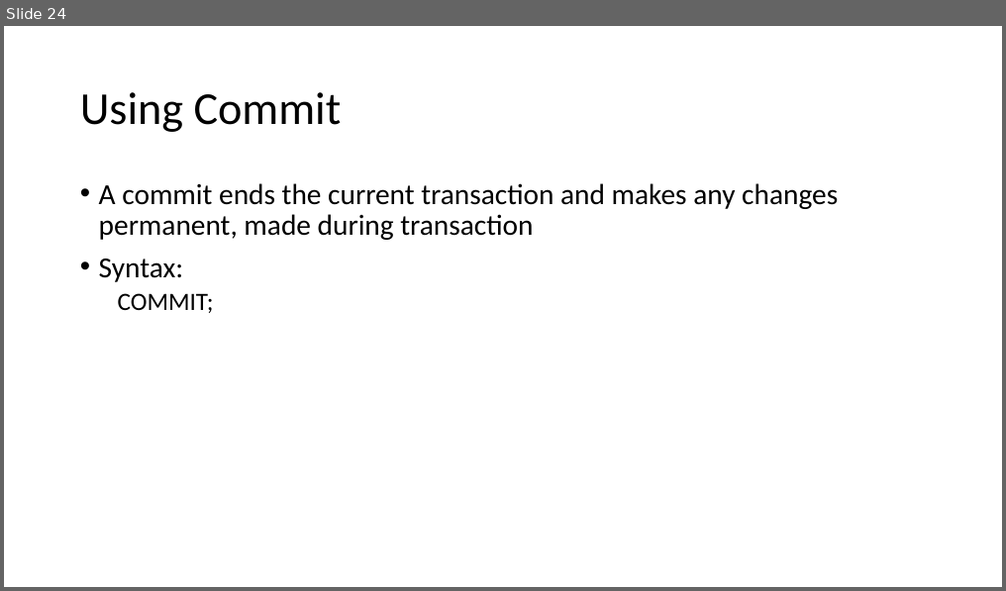
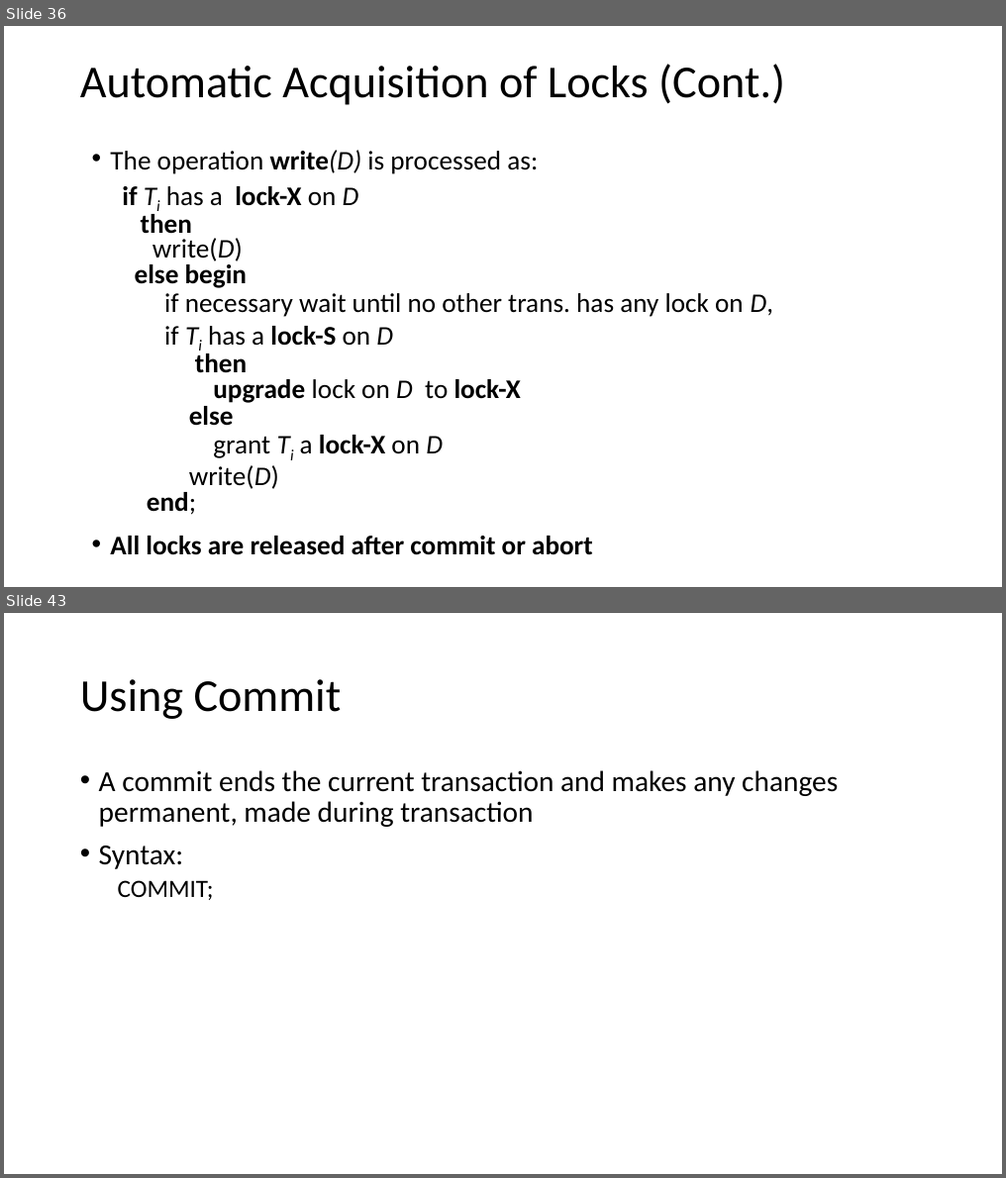
Before and after one commit to rahulgotrekiya/clg-backup, a slide deck: rdbms/SQL Plus/RDBMS_Sem-1/Unit-5/Transaction.pptx. Shown one above the other, each under a label of ours: slide 24 before the commit, slides 36 and 43 after it; the slides between them are not shown. The pictures are 1006x591 and 1006x1178 pixels, drawn with LibreOffice and Linux fonts; fonts in the diff are those of the drawing. Boxes give left, top, right and bottom in pixels: in the first picture for what was removed or moved away, otherwise in the second. Text is boxed around its words. In the diff, an @@ line names an element or a change of style, - is before the commit and + after.

```diff
--- a/rdbms/SQL Plus/RDBMS_Sem-1/Unit-5/Transaction.pptx
+++ b/rdbms/SQL Plus/RDBMS_Sem-1/Unit-5/Transaction.pptx
@@ slide 36 added at (4, 26, 1002, 587), background #FFFFFF @@
@@ title added at (80, 64, 785, 105), 44 pt, text #000000 @@
+Automatic Acquisition of Locks (Cont.)
@@ text added at (110, 150, 774, 556), 25.9 pt, text #000000 @@
+• The operation write(D) is processed as:
+if Ti has a lock-X on D
+then
+write(D)
+else begin
+if necessary wait until no other trans. has any lock on D,
+if Ti has a lock-S on D
+then
+upgrade lock on D to lock-X
+else
+grant Ti a lock-X on D
+write(D)
+end;
+• All locks are released after commit or abort
@@ what was slide 24 is now slide 43 @@
```
Also in this commit, not shown: 25 other slides added, 1 slide removed, 36 other files.
